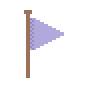
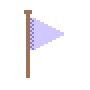
Layer changes from the first 90px x 90px image to the second:
painted on "Layer 1" over <box>30,18,64,50</box>
